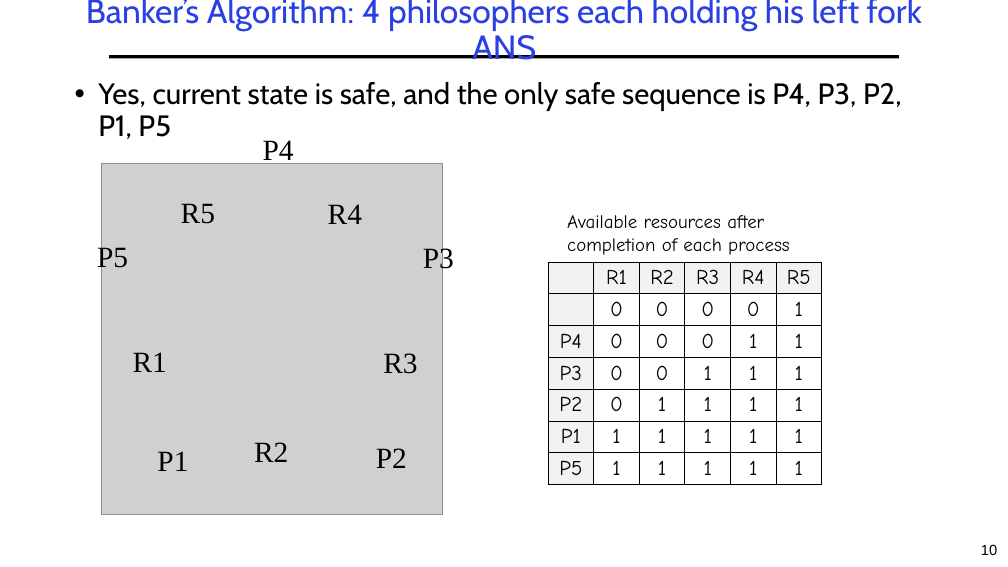
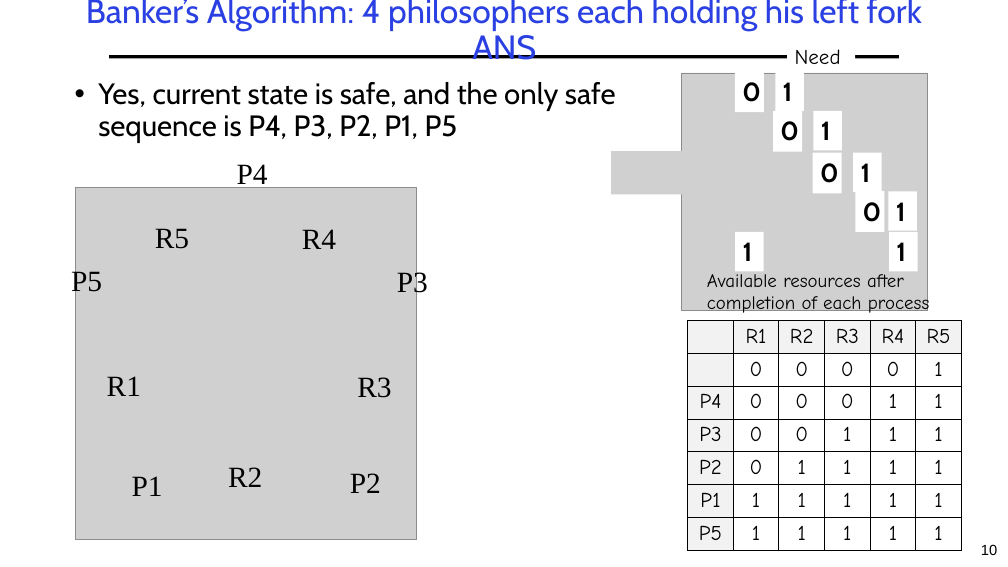
Before and after one commit to guhofstra/CSC256Fa25, a slide deck: slide 10 of PPTs/L4-Exercises ANS.pptx. Drawn at 1008x567 pixels with LibreOffice and Linux fonts; fonts in the diff are those of the drawing; grey boxes stand for pictures. Boxes give left, top, right and bottom in pixels: in the first picture for what was removed or moved away, otherwise in the second. Text is boxed around its words. In the diff, an @@ line names an element or a change of style, - is before the commit and + after.

```diff
--- a/PPTs/L4-Exercises ANS.pptx
+++ b/PPTs/L4-Exercises ANS.pptx
@@ text added at (795,49,841,64), 20 pt, text #000000 @@
+Need
@@ text "Yes, current state is safe, ..." rewrapped from (98,82,902,139) to (98,82,616,143) @@
@@ picture added at (681,73,928,310) @@
@@ rectangle added at (735,72,764,113), fill #FFFFFF, 25 pt, text #000000, bold @@
+0
@@ rectangle added at (776,72,805,111), fill #FFFFFF, 25 pt, text #000000, bold @@
+1
@@ rectangle added at (774,111,802,152), fill #FFFFFF, 25 pt, text #000000, bold @@
+0
@@ rectangle added at (814,111,842,150), fill #FFFFFF, 25 pt, text #000000, bold @@
+1
@@ picture added at (611,151,709,194) @@
@@ rectangle added at (813,153,842,194), fill #FFFFFF, 25 pt, text #000000, bold @@
+0
@@ rectangle added at (854,153,882,192), fill #FFFFFF, 25 pt, text #000000, bold @@
+1
@@ rectangle added at (855,191,884,232), fill #FFFFFF, 25 pt, text #000000, bold @@
+0
@@ rectangle added at (889,191,917,231), fill #FFFFFF, 25 pt, text #000000, bold @@
+1
@@ rectangle added at (735,232,764,271), fill #FFFFFF, 25 pt, text #000000, bold @@
+1
@@ rectangle added at (889,232,918,271), fill #FFFFFF, 25 pt, text #000000, bold @@
+1
@@ text "Available resources after completion of ..." rewrapped from (567,215,790,255) to (707,270,930,317) @@
@@ table: place and size @@
-table at (548,262,820,492)
+table at (688,321,960,550)
@@ 10 texts, 1 picture: place and size @@
-10 texts, 1 picture at (97,140,454,515)
+10 texts, 1 picture at (71,164,428,539)
```
Also in this commit, not shown: 6 other slides changed, 11 slides added, 11 other files.
